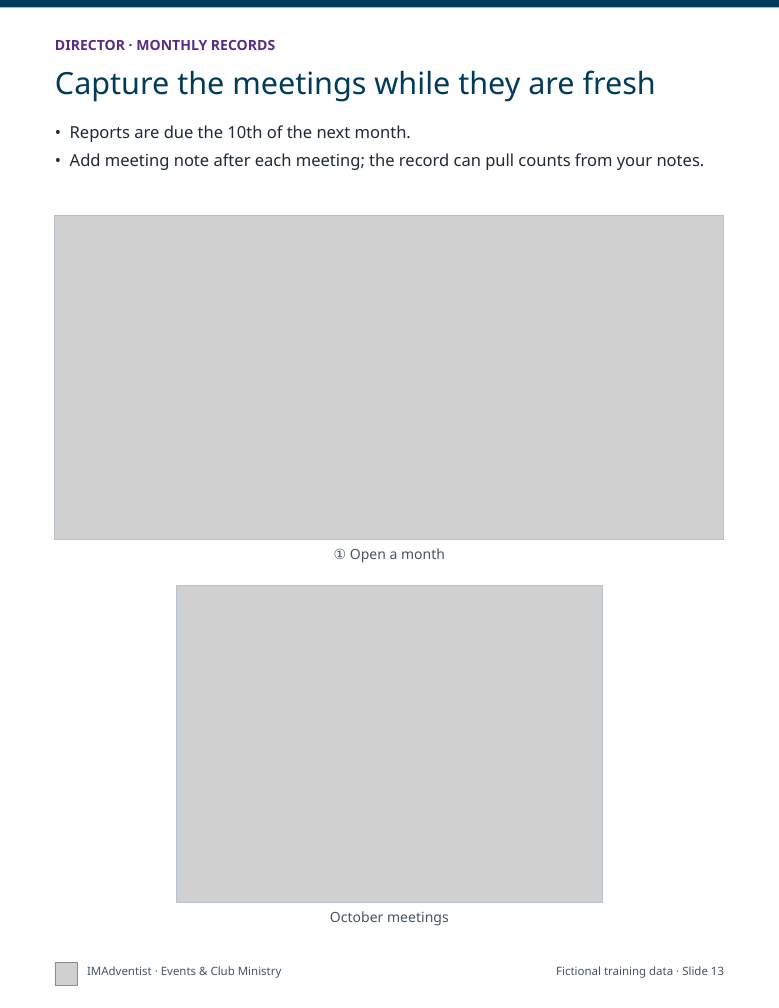
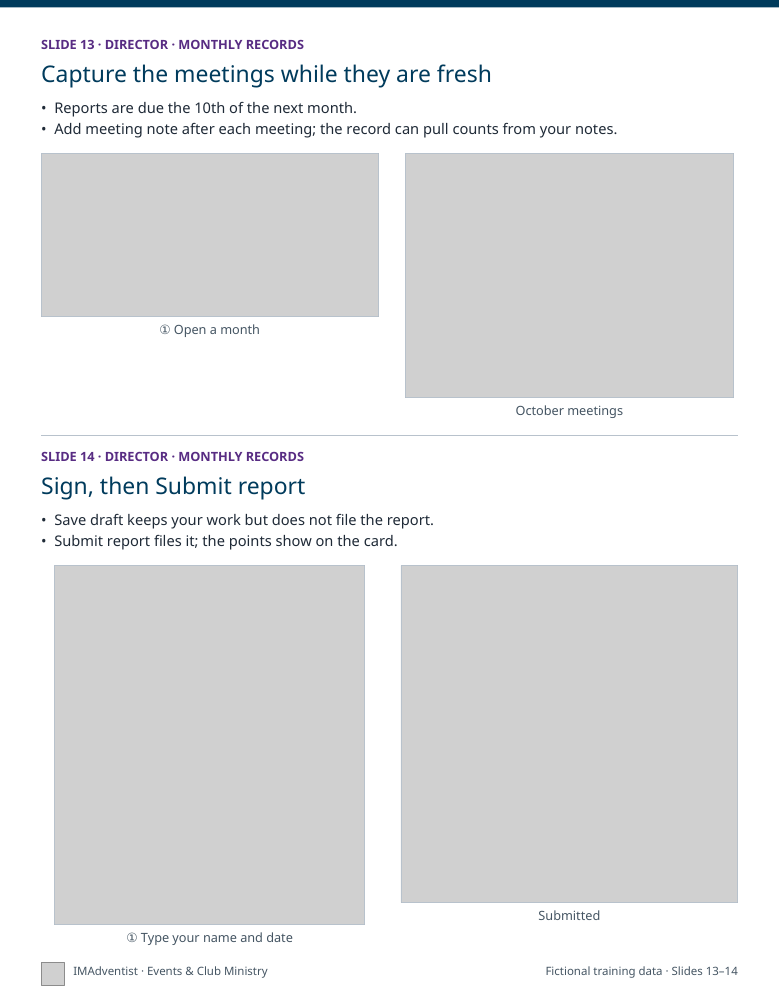
Before and after one commit to DurantTL/IMSDA-Events, a slide deck: slide 7 of docs/platform-documentation/2026-11-05/exports/IMAdventist-getting-started-print.pptx (slide 13 before the commit). Drawn at 779x1008 pixels with LibreOffice and Linux fonts; fonts in the diff are those of the drawing; grey boxes stand for pictures. Boxes give left, top, right and bottom in pixels: in the first picture for what was removed or moved away, otherwise in the second. Text is boxed around its words. In the diff, an @@ line names an element or a change of style, - is before the commit and + after.

```diff
--- a/docs/platform-documentation/2026-11-05/exports/IMAdventist-getting-started-print.pptx
+++ b/docs/platform-documentation/2026-11-05/exports/IMAdventist-getting-started-print.pptx
@@ text at (41,39,304,49): text changed; size 11 to 10 pt @@
-DIRECTOR · MONTHLY RECORDS
+SLIDE 13 · DIRECTOR · MONTHLY RECORDS
@@ text "Capture the meetings while they ...": place and size @@
-text "Capture the meetings while they ..." at (55,70,656,102)
+text "Capture the meetings while they ..." at (41,64,492,88)
@@ text "Capture the meetings while they ..." at (41,64,492,88): size 24 to 18 pt @@
@@ text "• Reports are due the ...": place and size @@
-text "• Reports are due the ..." at (70,125,705,170)
+text "• Reports are due the ..." at (54,102,617,138)
@@ text "• Reports are due the ..." at (54,102,617,138): size 13 to 11.5 pt; less space between paragraphs @@
@@ picture: place and size @@
-picture at (55,215,724,540)
+picture at (41,153,378,316)
@@ rectangle: place and size @@
-rectangle at (55,215,724,540)
+rectangle at (41,153,378,316)
@@ picture: place and size @@
-picture at (176,586,602,903)
+picture at (405,153,733,398)
@@ rectangle: place and size @@
-rectangle at (176,586,602,903)
+rectangle at (405,153,733,398)
@@ text "① Open a month": place and size @@
-text "① Open a month" at (334,548,445,563)
+text "① Open a month" at (159,324,260,337)
@@ text "① Open a month" at (159,324,260,337): size 11 to 10 pt @@
@@ text "October meetings" at (516,405,623,418): size 11 to 10 pt @@
@@ text "October meetings": place and size @@
-text "October meetings" at (330,911,449,926)
+text "October meetings" at (516,405,623,418)
@@ line added from (41, 435) to (738, 435), #B8C2CC 0.75 pt @@
@@ text added at (41,451,304,461), 10 pt, text #582C83, bold @@
+SLIDE 14 · DIRECTOR · MONTHLY RECORDS
@@ text added at (41,476,306,500), 18 pt, text #003B5C @@
+Sign, then Submit report
@@ text added at (54,514,434,550), 11.5 pt, text #1F2A37 @@
+• Save draft keeps your work but does not file the report.
+• Submit report files it; the points show on the card.
@@ picture added at (55,565,365,925) @@
@@ rectangle added at (55,565,365,925), outline #B8C2CC 0.75 pt @@
@@ picture added at (401,565,738,902) @@
@@ rectangle added at (401,565,738,902), outline #B8C2CC 0.75 pt @@
@@ text added at (538,910,600,920), 10 pt, text #455563 @@
+Submitted
@@ text added at (126,932,293,945), 10 pt, text #455563 @@
+① Type your name and date
@@ picture: place and size @@
-picture at (55,962,78,985)
+picture at (41,962,64,985)
@@ text "IMAdventist · Events & Club ...": place and size @@
-text "IMAdventist · Events & Club ..." at (87,966,282,978)
+text "IMAdventist · Events & Club ..." at (73,966,268,978)
@@ text at (546,966,738,978): text changed @@
-Fictional training data · Slide 13
+Fictional training data · Slides 13–14
```
Also in this commit, not shown: 15 other slides changed, 15 slides removed, 4 other files.
